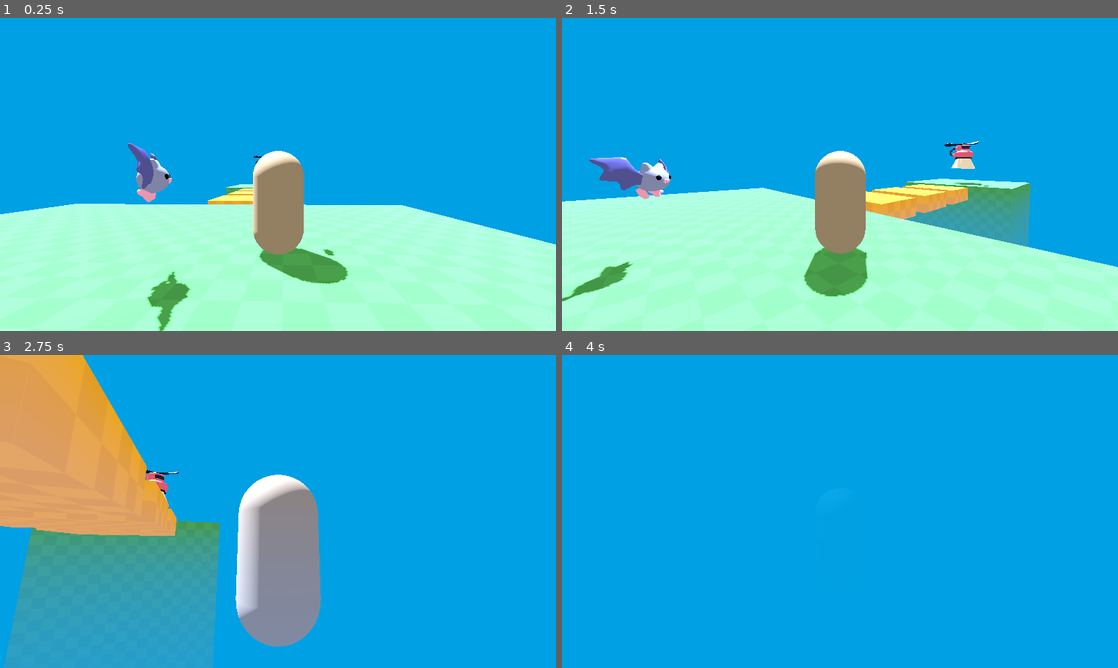
Above: before the commit, frames 1-4 (two rows, left to right).
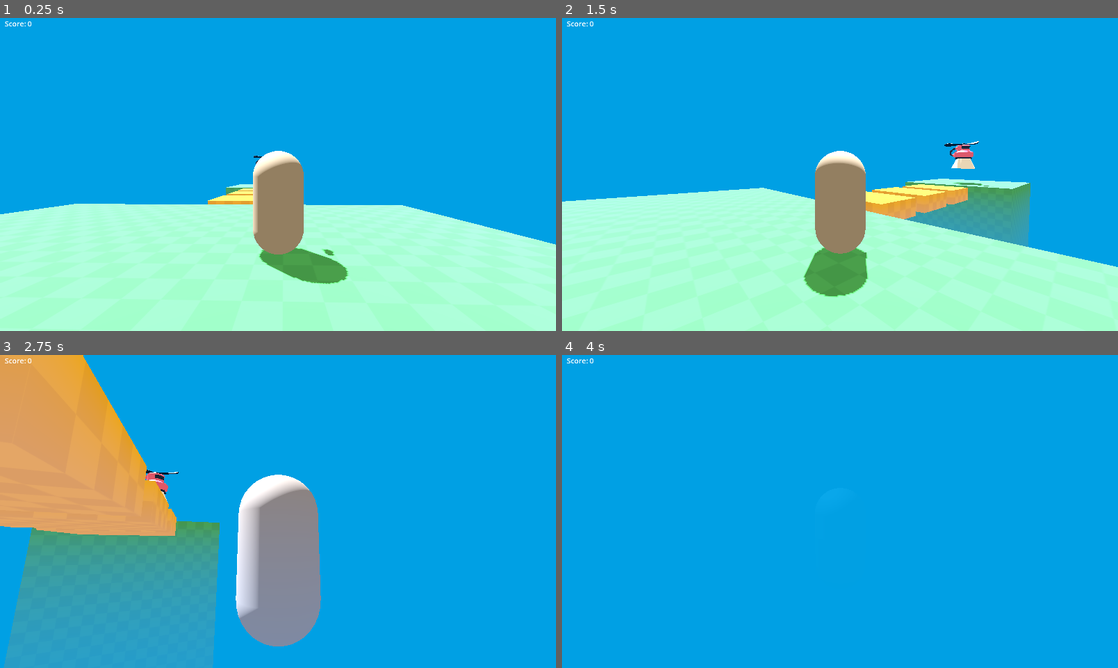
Above: after the commit, the same moments.

Repository: fabiovandewaeter/terres-calmes-godot
Game: Godot game, scene res://level/temporary_level.tscn
The game is run twice, just before and just after one commit, with the same random seed, the same clock (stepped at 60 frames per second) and the same inputs.
Inputs (mouse positions are in pixels of both pictures, inside the frame that each line leads up to):
- Up to frame 1 (0.25 s): no input
- Up to frame 2 (1.5 s): tap Enter at 0.5 s; move the mouse to (867, 174) at 0.52 s; press the mouse at (867, 174) at 0.53 s; hold W (move_forward) from 0.53 s (still down); tap Space (jump) at 0.77 s; move the mouse to (812, 174) at 1.27 s; release the mouse at (812, 174) at 1.28 s; tap J at 1.35 s
- Up to frame 3 (2.75 s): keep holding W (move_forward); tap Space (jump) at 1.52 s; move the mouse to (289, 505) at 2.02 s; tap K at 2.1 s
- Up to frame 4 (4 s): keep holding W (move_forward); move the mouse to (834, 517) at 2.77 s; tap Enter at 2.85 s; tap Space (jump) at 3.02, 3.77 s; move the mouse to (878, 514) at 3.52 s; hold Tab from 3.53 s (still down)

The runs differ from the first frame. In frame 1, 1.5% of the frame differs, in the area x 0-35%, y 1-100%; in frame 2, 1.6%, in the area x 0-20%, y 1-91%; in frame 3, less than 0.1%; in frame 4, less than 0.1%.

Commit message:
add scoring

Diff:
--- /dev/null
+++ b/terres-calmes/level/temporary_level.gd
@@ -0,0 +1,12 @@
+extends Node3D
+
+@onready var score_label: Label = %Score
+
+var score = 0
+
+func increase_score():
+	score += 1
+	score_label.text = "Score: " + str(score)
+
+func _on_mob_spawner_3d_mob_spawned(mob: Variant) -> void:
+	mob.mob_died.connect(increase_score)
--- a/terres-calmes/level/temporary_level.tscn
+++ b/terres-calmes/level/temporary_level.tscn
@@ -1,9 +1,12 @@
-[gd_scene load_steps=9 format=3 uid="uid://dp7sxe5xl5shk"]
+[gd_scene load_steps=10 format=3 uid="uid://dp7sxe5xl5shk"]
 
 [ext_resource type="Texture2D" uid="uid://05bx76udbv7n" path="res://level/checkboard.png" id="1_cig4d"]
+[ext_resource type="Script" uid="uid://l2ypdoc5on5y" path="res://level/temporary_level.gd" id="1_q5axl"]
 [ext_resource type="PackedScene" uid="uid://daexliqbeu6d5" path="res://player/player.tscn" id="2_bc4qa"]
-[ext_resource type="PackedScene" uid="uid://bdd2pfht8av7p" path="res://mob/mob.tscn" id="3_gmctb"]
 [ext_resource type="PackedScene" uid="uid://c2fevd8ahlvat" path="res://mob/spawner/mob_spawner_3d.tscn" id="4_vca4y"]
+
+[sub_resource type="LabelSettings" id="LabelSettings_vca4y"]
+font_size = 25
 
 [sub_resource type="Environment" id="Environment_pev5d"]
 background_mode = 1
@@ -45,6 +48,18 @@
 uv1_triplanar_sharpness = 4.0
 
 [node name="Game" type="Node3D"]
+script = ExtResource("1_q5axl")
+
+[node name="MobSpawner3D" parent="." instance=ExtResource("4_vca4y")]
+transform = Transform3D(1, 0, 0, 0, 1, 0, 0, 0, 1, 0, 1.02059, 24.8364)
+
+[node name="Score" type="Label" parent="."]
+unique_name_in_owner = true
+offset_left = 14.0
+offset_right = 108.0
+offset_bottom = 35.0
+text = "Score: 0"
+label_settings = SubResource("LabelSettings_vca4y")
 
 [node name="WorldEnvironment" type="WorldEnvironment" parent="."]
 environment = SubResource("Environment_pev5d")
@@ -87,8 +102,4 @@
 [node name="Player" parent="." instance=ExtResource("2_bc4qa")]
 transform = Transform3D(-0.999655, 0, -0.0262468, 0, 1, 0, 0.0262468, 0, -0.999655, -2.40587, 1.3154, 1.04326)
 
-[node name="Mob" parent="." instance=ExtResource("3_gmctb")]
-transform = Transform3D(1, 0, 0, 0, 1, 0, 0, 0, 1, 0, 1.98444, 0)
-
-[node name="MobSpawner3D" parent="." instance=ExtResource("4_vca4y")]
-transform = Transform3D(1, 0, 0, 0, 1, 0, 0, 0, 1, 0, 1.02059, 24.8364)
+[connection signal="mob_spawned" from="MobSpawner3D" to="." method="_on_mob_spawner_3d_mob_spawned"]
--- a/terres-calmes/mob/mob.gd
+++ b/terres-calmes/mob/mob.gd
@@ -1,4 +1,6 @@
 extends RigidBody3D
+
+signal mob_died()
 
 var speed: float = randf_range(2, 4.0)
 var health: float = 20.0
@@ -25,6 +27,7 @@
 		set_physics_process(false)
 		gravity_scale = 1.0
 		timer.start()
+		mob_died.emit()
 
 func _on_timer_timeout() -> void:
 	if health <= 0.0:
--- a/terres-calmes/mob/spawner/mob_spawner_3d.gd
+++ b/terres-calmes/mob/spawner/mob_spawner_3d.gd
@@ -1,4 +1,6 @@
 extends Node3D
+
+signal mob_spawned(mob)
 
 @export var mob_to_spawn: PackedScene = null
 
@@ -9,3 +11,5 @@
 	var new_mob = mob_to_spawn.instantiate()
 	add_child(new_mob)
 	new_mob.global_position = marker_3d.global_position
+
+	mob_spawned.emit(new_mob)
Not shown, added: terres-calmes/level/temporary_level.gd.uid
